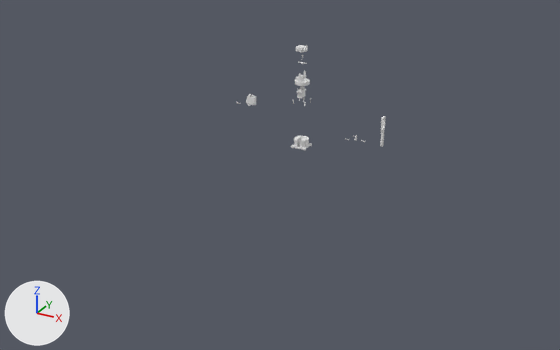
The Blender file anim/anim.blend, before and after one commit.
The view is the same before and after, from a 50 mm camera at (92.4, -173.9, 78.1) aimed at (3.4, -12.0, -2.8). The axes (+X, +Y, +Z) are drawn at lower left. The lights are the same throughout. The older version comes first.

The scene before the commit, as lines of its bpy script (objects in view):
```python
me_base1 = bpy.data.meshes.new('base1')
me_base1.from_pydata(...)  # 2350 vertices, 4708 faces; spans x -19.8..20.2, y -20.1..19.9, z -20.0..11.3
me_hand1 = bpy.data.meshes.new('hand1')
me_hand1.from_pydata(...)  # 363 vertices, 738 faces; spans x -45.3..34.7, y 25.8..42.8, z 0.0..5.0
me_mount1 = bpy.data.meshes.new('mount1')
me_mount1.from_pydata(...)  # 14850 vertices, 29716 faces; spans x 0.0..45.0, y 0.0..45.0, z 0.0..24.0
ob_base1 = bpy.data.objects.new('base1', me_base1)
ob_base1.location = (2.2, 2.3, 19.8)
ob_base1.scale = (0.1, 0.1, 0.1)
ob_hand1 = bpy.data.objects.new('hand1', me_hand1)
ob_hand1.location = (25.5, -1.8, 8.1)
ob_hand1.rotation_euler = (0.0, 1.571, 0.0)  # degrees (0, 90, 0)
ob_hand1.scale = (0.1, 0.1, 0.1)
ob_mount1 = bpy.data.objects.new('mount1', me_mount1)
ob_mount1.location = (0.0, 0.0, 0.0)
ob_mount1.scale = (0.1, 0.1, 0.1)
```
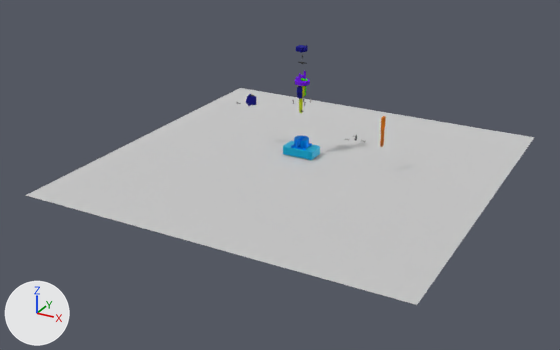
Where the change shows, as pixel boxes (x1, y1, x2, y2) in the pictures (560 x 350 px):
'Plane', added
    after: (26, 88, 534, 305)
'case', added
    after: (283, 141, 320, 160)
'mount1', recoloured (white to blue)
    both: (291, 136, 312, 150)
'base1', recoloured
    both: (295, 71, 310, 86)
'hand1', recoloured
    both: (380, 116, 386, 147)
'hand2', added
    after: (297, 85, 305, 113)

What changed in the scene script:
```text
Add mat_arm1:
    mat_arm1 = principled_material('arm1')
    mat_arm1.base_color = (0.8, 0.209, 0.0)  # orange #e77e00
    mat_arm1.roughness = 1.0
Add mat_material:
    mat_material = principled_material('Material')
    mat_material.base_color = (0.176, 0.0, 0.801)  # purple #7400e7
    mat_material.roughness = 1.0
Add mat_mount1:
    mat_mount1 = principled_material('mount1')
    mat_mount1.base_color = (0.0, 0.247, 0.801)  # blue #0088e7
    mat_mount1.metallic = 1.0
    mat_mount1.subsurface_weight = 0.273
Add mat_mount_base:
    mat_mount_base = principled_material('mount_base')
    mat_mount_base.base_color = (0.0, 0.499, 0.801)  # cyan #00bbe7
    mat_mount_base.metallic = 0.381
    mat_mount_base.roughness = 0.403
Add mat_material_001:
    mat_material_001 = principled_material('Material.001')
    mat_material_001.base_color = (0.8, 0.8, 0.8)  # white #e7e7e7
    mat_material_001.metallic = 1.0
    mat_material_001.roughness = 1.0
Add mat_hand2:
    mat_hand2 = principled_material('hand2')
    mat_hand2.base_color = (0.682, 0.8, 0.0)  # yellow #d7e700
    mat_hand2.roughness = 1.0
Change me_mount1:
    where me_mount1.from_pydata(...)  # 14850 vertices, 29716 faces; spans x 0.0..45.0, y 0.0..45.0, z 0.0..24.0
    add me_mount1.materials.append(mat_mount1)  # blue #0088e7
Change me_base1:
    where me_base1.from_pydata(...)  # 2350 vertices, 4708 faces; spans x -19.8..20.2, y -20.1..19.9, z -20.0..11.3
    add me_base1.materials.append(mat_material)  # purple #7400e7
Change me_hand1:
    where me_hand1.from_pydata(...)  # 363 vertices, 738 faces; spans x -45.3..34.7, y 25.8..42.8, z 0.0..5.0
    add me_hand1.materials.append(mat_arm1)  # orange #e77e00
Add me_case:
    me_case.from_pydata(...)  # 2336 vertices, 4692 faces; spans x -42.3..48.0, y 82.4..134.6, z -28.9..-6.9
    me_case.materials.append(mat_mount_base)  # cyan #00bbe7
Add me_plane:
    me_plane.from_pydata([(-1.0, -1.0, 0.0), (1.0, -1.0, 0.0), (-1.0, 1.0, 0.0), (1.0, 1.0, 0.0)], [], [(0, 1, 3, 2)])
    me_plane.materials.append(mat_material_001)  # white #e7e7e7
Add me_hand2:
    me_hand2.from_pydata(...)  # 392 vertices, 796 faces; spans x -25.9..54.1, y 6.6..23.6, z 0.0..10.0
    me_hand2.materials.append(mat_hand2)  # yellow #d7e700
Add ob_case:
    ob_case = bpy.data.objects.new('case', me_case)
    ob_case.location = (2.0, -8.6, 0.7)
    ob_case.scale = (0.1, 0.1, 0.1)
Add ob_plane:
    ob_plane = bpy.data.objects.new('Plane', me_plane)
    ob_plane.location = (5.3, -3.3, -2.5)
    ob_plane.scale = (50.1, 50.1, 50.1)
Add ob_hand2:
    ob_hand2 = bpy.data.objects.new('hand2', me_hand2)
    ob_hand2.location = (0.7, 2.2, 15.3)
    ob_hand2.rotation_euler = (0.0, 1.571, -1.571)  # degrees (0, 90, -90)
    ob_hand2.scale = (0.1, 0.1, 0.1)
```
